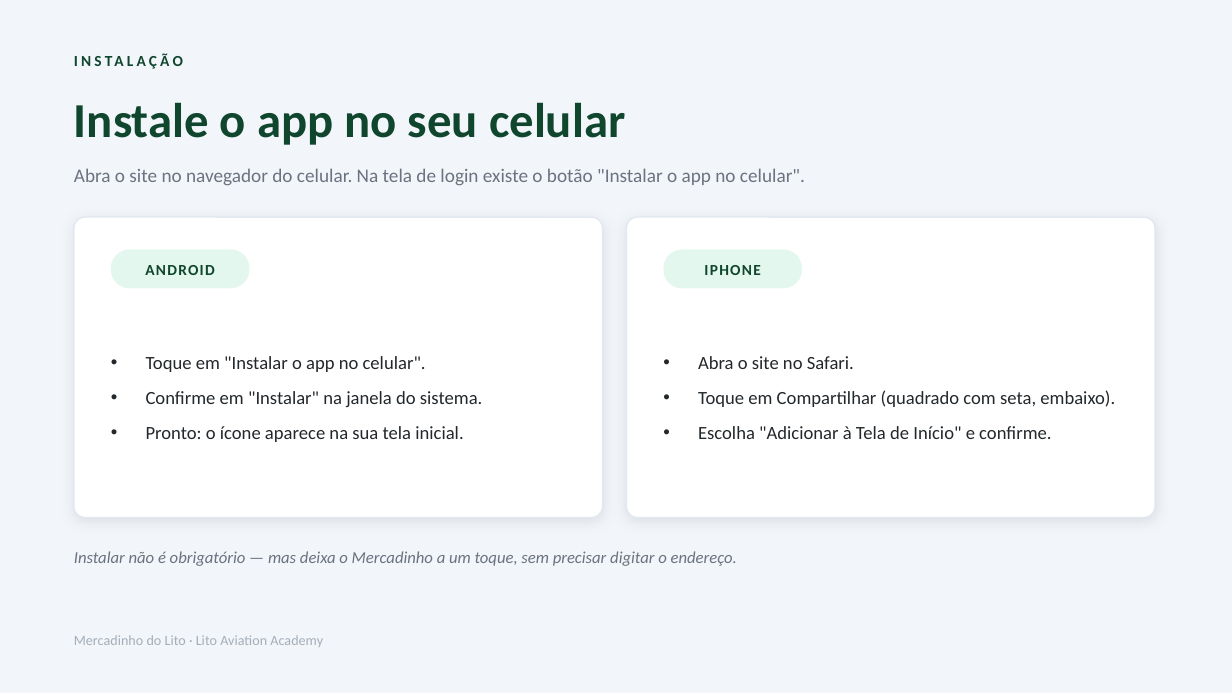
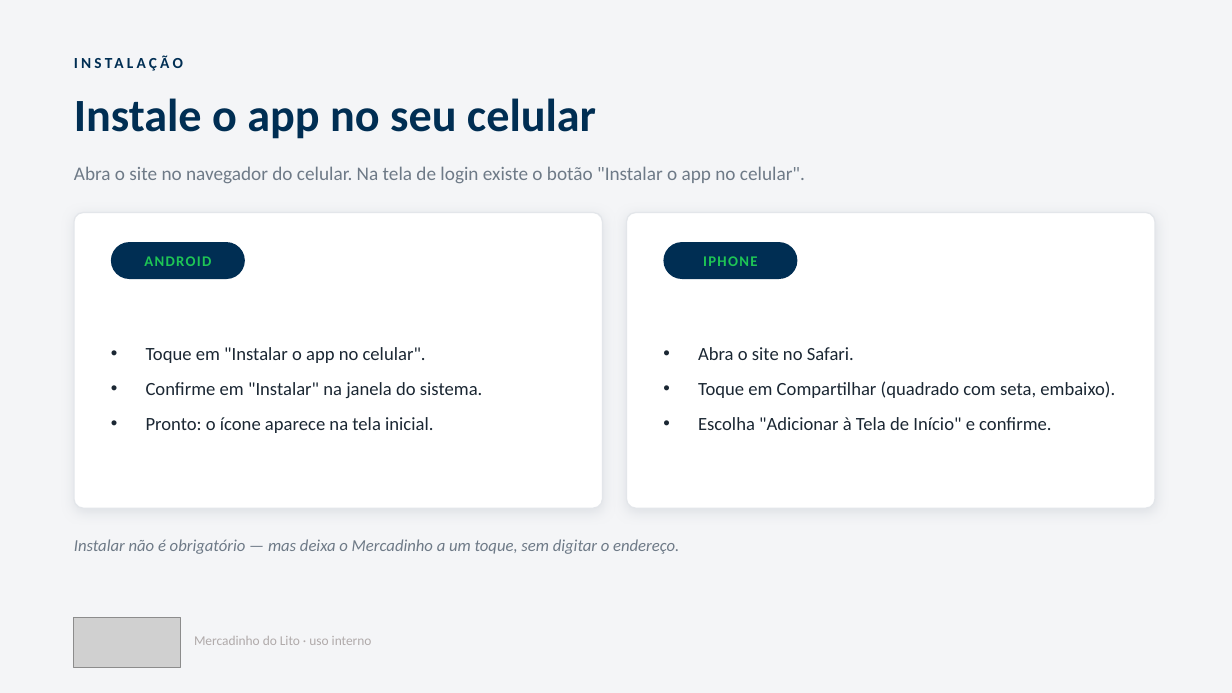
Before and after one commit to LitoGroup/mercadinho, a slide deck: slide 4 of docs/Mercadinho-do-Lito-como-usar.pptx. Drawn at 1232x693 pixels with LibreOffice and Linux fonts; fonts in the diff are those of the drawing; grey boxes stand for pictures. Boxes give left, top, right and bottom in pixels: in the first picture for what was removed or moved away, otherwise in the second. Text is boxed around its words. In the diff, an @@ line names an element or a change of style, - is before the commit and + after.

```diff
--- a/docs/Mercadinho-do-Lito-como-usar.pptx
+++ b/docs/Mercadinho-do-Lito-como-usar.pptx
@@ background #F2F5F9 to #F4F5F7 @@
@@ text "INSTALAÇÃO" at <box>74,48,536,76</box>: text colour #0F462D to #002E53 @@
@@ text "Instale o app no seu ..." at <box>74,98,596,139</box>: size 38 to 36 pt, text colour #0F462D to #002E53 @@
@@ text "Abra o site no navegador ..." at <box>74,166,805,183</box>: text colour #6B7280 to #6E7A87 @@
@@ rounded rectangle: place and size @@
-rounded rectangle at <box>74,217,603,518</box>
+rounded rectangle at <box>74,213,603,508</box>
@@ rounded rectangle at <box>74,213,603,508</box>: outline #E2E8EF 1 pt to #E3E6EA 1 pt; shadow changed; proportions changed @@
@@ rounded rectangle at <box>627,213,1155,508</box>: outline #E2E8EF 1 pt to #E3E6EA 1 pt; shadow changed; proportions changed @@
@@ rounded rectangle: place and size @@
-rounded rectangle at <box>627,217,1155,518</box>
+rounded rectangle at <box>627,213,1155,508</box>
@@ text "ANDROID": place and size @@
-text "ANDROID" at <box>145,265,214,275</box>
+text "ANDROID" at <box>144,256,211,266</box>
@@ text "ANDROID" at <box>144,256,211,266</box>: size 12 to 11.5 pt, text colour #0F462D to #1EC555 @@
@@ rounded rectangle: place and size @@
-rounded rectangle at <box>111,250,250,288</box>
+rounded rectangle at <box>111,242,245,279</box>
@@ rounded rectangle at <box>111,242,245,279</box>: fill #E4F7EE to #002E53; proportions changed @@
@@ text "IPHONE" at <box>703,256,757,266</box>: size 12 to 11.5 pt, text colour #0F462D to #1EC555 @@
@@ text "IPHONE": place and size @@
-text "IPHONE" at <box>704,265,760,275</box>
+text "IPHONE" at <box>703,256,757,266</box>
@@ rounded rectangle at <box>664,242,798,279</box>: fill #E4F7EE to #002E53; proportions changed @@
@@ rounded rectangle: place and size @@
-rounded rectangle at <box>664,250,802,288</box>
+rounded rectangle at <box>664,242,798,279</box>
@@ text "Toque em "Instalar o app ...": place and size @@
-text "Toque em "Instalar o app ..." at <box>146,356,482,442</box>
+text "Toque em "Instalar o app ..." at <box>146,347,482,433</box>
@@ text "Abra o site no Safari.": place and size @@
-text "Abra o site no Safari." at <box>698,356,1115,439</box>
+text "Abra o site no Safari." at <box>698,347,1115,430</box>
@@ text "Abra o site no Safari." at <box>698,347,1115,430</box>: text colour #23282C to #1B2733 @@
@@ text at <box>146,347,482,398</box>: text colour #23282C to #1B2733 in "Toque em "Instalar o app no celular".", "Confirme em "Instalar" na janela do sistema." @@
@@ text at <box>146,417,433,433</box>: text changed; text colour #23282C to #1B2733 @@
-• Pronto: o ícone aparece na sua tela inicial.
+• Pronto: o ícone aparece na tela inicial.
@@ text at <box>74,539,679,554</box>: text changed; text colour #6B7280 to #6E7A87 @@
-Instalar não é obrigatório — mas deixa o Mercadinho a um toque, sem precisar digitar o endereço.
+Instalar não é obrigatório — mas deixa o Mercadinho a um toque, sem digitar o endereço.
@@ picture added at <box>74,617,180,667</box> @@
@@ text at <box>194,636,372,645</box>: text changed; size 11 to 10.5 pt; text colour #A5AEB8 to #B0AAAA @@
-Mercadinho do Lito · Lito Aviation Academy
+Mercadinho do Lito · uso interno
```
Also in this commit, not shown: 8 other slides changed.
